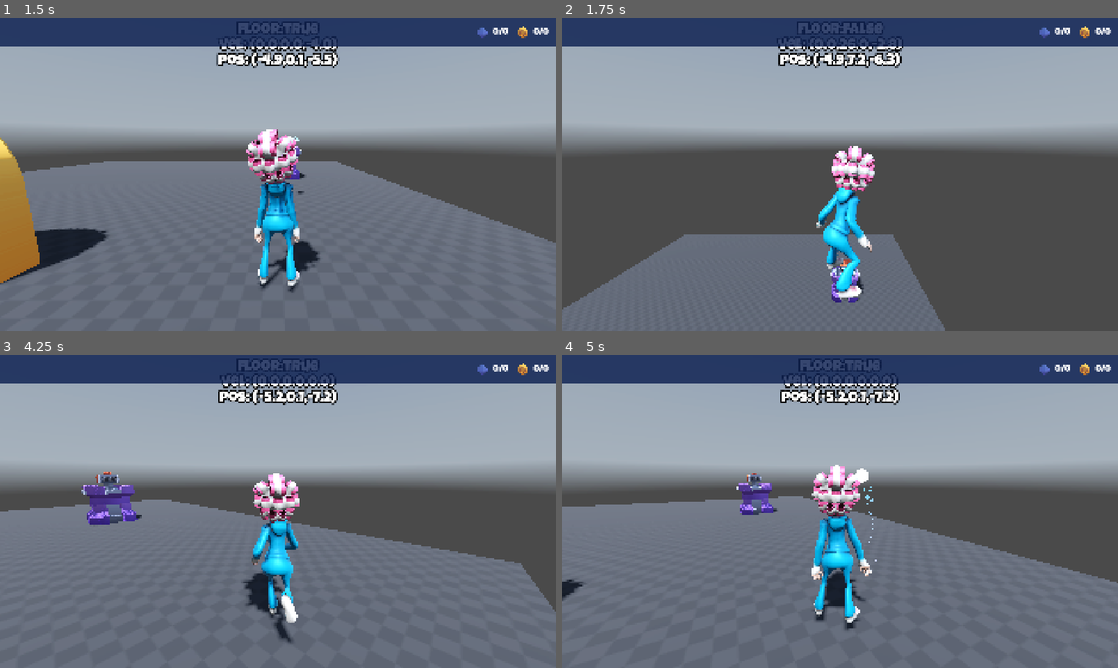
Above: before the commit, frames 1-4 (two rows, left to right).
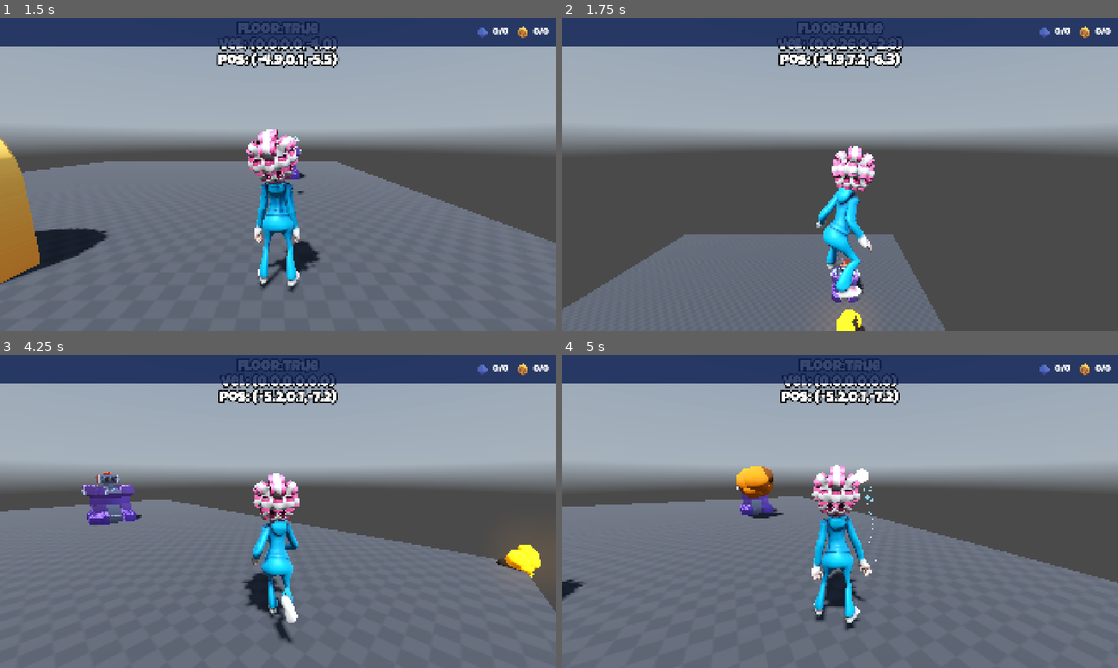
Above: after the commit, the same moments.

Repository: razhammer/GrannyCapers
Game: Godot game, scene res://Scenes/Level/LevelBase.tscn
Two runs of this game, one before a commit and one after it. Both use one fixed random seed, a clock stepped at 60 frames per second and the inputs below. A sky picture missing from this copy of the repository is replaced by a grey-blue gradient.
Inputs:
- Up to frame 1 (1.5 s): tap Enter (shoot) at 0.5, 1.35 s; hold D (move_right) 0.53-1.28 s; hold Enter (shoot) 0.53-1.28 s; tap Space (jump) at 0.77 s; hold S (move_backward) from 1.28 s (still down)
- Up to frame 2 (1.75 s): keep holding S (move_backward); tap Space (jump) at 1.52 s
- Up to frame 3 (4.25 s): release S (move_backward) at 2.03 s; hold D (move_right) 2.03-2.78 s; hold Enter (shoot) 2.03-2.78 s; hold W (move_forward) 2.78-3.53 s; tap Enter (shoot) at 2.85 s; tap Space (jump) at 3.02, 3.77 s; hold A (move_left) from 3.53 s (still down); hold Enter (shoot) from 3.53 s (still down)
- Up to frame 4 (5 s): keep holding A (move_left); release Enter (shoot) at 4.28 s; tap Enter (shoot) at 4.35 s; tap Space (jump) at 4.52 s

Frame 1 is identical in both runs. In frame 2, 0.3% of the frame differs, in the area x 49-55%, y 93-100%; in frame 3, 0.5%; in frame 4, 0.7%, in the area x 31-40%, y 35-53%.

Commit message:
13/05/2026

Diff:
--- a/Globals/SignalHub.gd
+++ b/Globals/SignalHub.gd
@@ -8,6 +8,7 @@
 signal on_level_completed
 signal on_player_died
 signal on_add_new_scene(ob: Node3D, new_pos: Vector3)
+signal on_add_new_explosion(new_pos: Vector3)
 
 
 func emit_on_player_died() -> void:
@@ -36,3 +37,7 @@
 
 func emit_on_add_new_scene(ob: Node3D, new_pos: Vector3) -> void:
 	on_add_new_scene.emit(ob, new_pos)
+
+
+func emit_on_add_new_explosion(new_pos: Vector3) -> void:
+	on_add_new_explosion.emit(new_pos)
--- a/Scenes/Collider/DamageCollider.gd
+++ b/Scenes/Collider/DamageCollider.gd
@@ -19,6 +19,7 @@
 		die()
 		GrannyUtils.print_with_parent(self, "DamageCollider dies_on_hit()")
 	if explodes_on_hit:
+		SignalHub.emit_on_add_new_explosion(global_position)
 		GrannyUtils.print_with_parent(self, "DamageCollider explodes_on_hit()")
 
 func _on_area_entered(area: Area3D) -> void:
--- /dev/null
+++ b/Scenes/Effects/Explosion/Explosion.gd
@@ -0,0 +1,9 @@
+extends Node3D
+
+
+@onready var animation_player: AnimationPlayer = $AnimationPlayer
+
+
+func _ready() -> void:
+	await animation_player.animation_finished
+	queue_free()
--- a/Scenes/Effects/Explosion/Explosion.tscn
+++ b/Scenes/Effects/Explosion/Explosion.tscn
@@ -1,5 +1,192 @@
 [gd_scene format=3 uid="uid://c5x3f5e7atbgi"]
 
+[ext_resource type="Script" uid="uid://djsvph1ukijhw" path="res://Scenes/Effects/Explosion/Explosion.gd" id="1_cdg1u"]
+[ext_resource type="AudioStream" uid="uid://be8gq1457ehy5" path="res://Assets/Audio/Effects/592581_explosion.wav" id="1_t17lj"]
+
+[sub_resource type="Animation" id="Animation_t17lj"]
+length = 0.001
+tracks/0/type = "value"
+tracks/0/imported = false
+tracks/0/enabled = true
+tracks/0/path = NodePath("Fire:emitting")
+tracks/0/interp = 1
+tracks/0/loop_wrap = true
+tracks/0/keys = {
+"times": PackedFloat32Array(0),
+"transitions": PackedFloat32Array(1),
+"update": 1,
+"values": [false]
+}
+tracks/1/type = "value"
+tracks/1/imported = false
+tracks/1/enabled = true
+tracks/1/path = NodePath("Sparks:emitting")
+tracks/1/interp = 1
+tracks/1/loop_wrap = true
+tracks/1/keys = {
+"times": PackedFloat32Array(0),
+"transitions": PackedFloat32Array(1),
+"update": 1,
+"values": [false]
+}
+
+[sub_resource type="Animation" id="Animation_cdg1u"]
+resource_name = "bang"
+step = 0.05
+tracks/0/type = "audio"
+tracks/0/imported = false
+tracks/0/enabled = true
+tracks/0/path = NodePath("Effect")
+tracks/0/interp = 1
+tracks/0/loop_wrap = true
+tracks/0/keys = {
+"clips": [{
+"end_offset": 0.0,
+"start_offset": 0.0,
+"stream": ExtResource("1_t17lj")
+}],
+"times": PackedFloat32Array(0.1)
+}
+tracks/0/use_blend = true
+tracks/1/type = "value"
+tracks/1/imported = false
+tracks/1/enabled = true
+tracks/1/path = NodePath("Fire:emitting")
+tracks/1/interp = 1
+tracks/1/loop_wrap = true
+tracks/1/keys = {
+"times": PackedFloat32Array(0),
+"transitions": PackedFloat32Array(1),
+"update": 1,
+"values": [true]
+}
+tracks/2/type = "value"
+tracks/2/imported = false
+tracks/2/enabled = true
+tracks/2/path = NodePath("Sparks:emitting")
+tracks/2/interp = 1
+tracks/2/loop_wrap = true
+tracks/2/keys = {
+"times": PackedFloat32Array(0.1),
+"transitions": PackedFloat32Array(1),
+"update": 1,
+"values": [true]
+}
+
+[sub_resource type="AnimationLibrary" id="AnimationLibrary_lj7nv"]
+_data = {
+&"RESET": SubResource("Animation_t17lj"),
+&"bang": SubResource("Animation_cdg1u")
+}
+
+[sub_resource type="Gradient" id="Gradient_t17lj"]
+offsets = PackedFloat32Array(0, 0.39461884, 1)
+colors = PackedColorArray(0, 0, 0, 1, 0.9147982, 0.9147982, 0.9147982, 1, 1, 1, 1, 1)
+
+[sub_resource type="GradientTexture1D" id="GradientTexture1D_cdg1u"]
+gradient = SubResource("Gradient_t17lj")
+
+[sub_resource type="Gradient" id="Gradient_732mm"]
+offsets = PackedFloat32Array(0.33632287, 0.7802691)
+colors = PackedColorArray(1, 1, 1, 1, 0.049327355, 0.049327355, 0.049327355, 1)
+
+[sub_resource type="GradientTexture1D" id="GradientTexture1D_t17lj"]
+gradient = SubResource("Gradient_732mm")
+
+[sub_resource type="Curve" id="Curve_732mm"]
+_data = [Vector2(0, 0), 0.0, 0.0, 0, 0, Vector2(0.23371647, 1), 0.0, 0.0, 0, 0, Vector2(0.77394634, 1), 0.0, 0.0, 0, 0, Vector2(1, 0.57274044), 0.0, 0.0, 0, 0]
+point_count = 4
+
+[sub_resource type="CurveTexture" id="CurveTexture_t17lj"]
+curve = SubResource("Curve_732mm")
+
+[sub_resource type="ParticleProcessMaterial" id="ParticleProcessMaterial_cdg1u"]
+emission_shape = 1
+emission_sphere_radius = 0.3
+gravity = Vector3(0, 0, 0)
+radial_accel_min = 0.6999977
+radial_accel_max = 0.99999774
+scale_min = 0.79999995
+scale_max = 1.1999999
+scale_curve = SubResource("CurveTexture_t17lj")
+color = Color(1.8842927, 0.98047644, 8.381033e-06, 1)
+color_ramp = SubResource("GradientTexture1D_t17lj")
+color_initial_ramp = SubResource("GradientTexture1D_cdg1u")
+
+[sub_resource type="StandardMaterial3D" id="StandardMaterial3D_732mm"]
+vertex_color_use_as_albedo = true
+
+[sub_resource type="SphereMesh" id="SphereMesh_t17lj"]
+material = SubResource("StandardMaterial3D_732mm")
+radial_segments = 12
+rings = 6
+
+[sub_resource type="Curve" id="Curve_t17lj"]
+_limits = [0.0, 6.0, 0.0, 1.0]
+_data = [Vector2(0, 0), 0.0, 0.0, 0, 0, Vector2(0.57471263, 1.1367807), 0.0, 0.0, 0, 0, Vector2(1, 3.0594487), 0.0, 0.0, 0, 0]
+point_count = 3
+
+[sub_resource type="CurveTexture" id="CurveTexture_cdg1u"]
+curve = SubResource("Curve_t17lj")
+
+[sub_resource type="Curve" id="Curve_lj7nv"]
+_data = [Vector2(0, 1), 0.0, 0.0, 0, 0, Vector2(0.8007663, 1), 0.0, 0.0, 0, 0, Vector2(1, 0), 0.0, 0.0, 0, 0]
+point_count = 3
+
+[sub_resource type="CurveTexture" id="CurveTexture_j4lvq"]
+curve = SubResource("Curve_lj7nv")
+
+[sub_resource type="ParticleProcessMaterial" id="ParticleProcessMaterial_l0ill"]
+emission_shape = 2
+emission_sphere_radius = 0.5
+direction = Vector3(1, 1, 0)
+spread = 180.0
+initial_velocity_min = 0.19999999
+initial_velocity_max = 0.39999998
+gravity = Vector3(0, 0, 0)
+radial_accel_min = 0.99999774
+radial_accel_max = 1.9999977
+damping_min = 1.0
+damping_max = 1.0
+damping_curve = SubResource("CurveTexture_cdg1u")
+scale_min = 0.29999998
+scale_max = 0.5
+scale_curve = SubResource("CurveTexture_j4lvq")
+color = Color(2.0819843, 1.716586, 1.2399795, 1)
+
+[sub_resource type="StandardMaterial3D" id="StandardMaterial3D_t17lj"]
+vertex_color_use_as_albedo = true
+
+[sub_resource type="SphereMesh" id="SphereMesh_cdg1u"]
+material = SubResource("StandardMaterial3D_t17lj")
+radius = 0.1
+height = 0.2
+radial_segments = 8
+rings = 4
+
 [node name="Explosion" type="Node3D" unique_id=459112299]
+script = ExtResource("1_cdg1u")
 
 [node name="Effect" type="AudioStreamPlayer3D" parent="." unique_id=545281619]
+
+[node name="AnimationPlayer" type="AnimationPlayer" parent="." unique_id=556625094]
+libraries/ = SubResource("AnimationLibrary_lj7nv")
+autoplay = &"bang"
+
+[node name="Fire" type="GPUParticles3D" parent="." unique_id=1182444887]
+emitting = false
+amount = 12
+lifetime = 0.4
+one_shot = true
+explosiveness = 1.0
+process_material = SubResource("ParticleProcessMaterial_cdg1u")
+draw_pass_1 = SubResource("SphereMesh_t17lj")
+
+[node name="Sparks" type="GPUParticles3D" parent="." unique_id=1853632389]
+emitting = false
+amount = 20
+lifetime = 0.6
+one_shot = true
+explosiveness = 0.7
+process_material = SubResource("ParticleProcessMaterial_l0ill")
+draw_pass_1 = SubResource("SphereMesh_cdg1u")
--- a/Scenes/ObjectContainer/ObjectContainer.gd
+++ b/Scenes/ObjectContainer/ObjectContainer.gd
@@ -1,8 +1,14 @@
 extends Node
+
+
+const EXPLOSION = preload("uid://c5x3f5e7atbgi")
+
+
 
 
 func _ready() -> void:
 	SignalHub.on_add_new_scene.connect(on_add_new_scene)
+	SignalHub.on_add_new_explosion.connect(on_add_new_explosion)
 
 
 func add_with_position(ob: Node3D, new_pos: Vector3):
@@ -12,3 +18,8 @@
 
 func on_add_new_scene(ob: Node3D, new_pos: Vector3):
 	call_deferred("add_with_position", ob, new_pos)
+
+
+func on_add_new_explosion(new_pos: Vector3):
+	var ns = EXPLOSION.instantiate()
+	on_add_new_scene(ns, new_pos)
Not shown, added: Scenes/Effects/Explosion/Explosion.gd.uid
